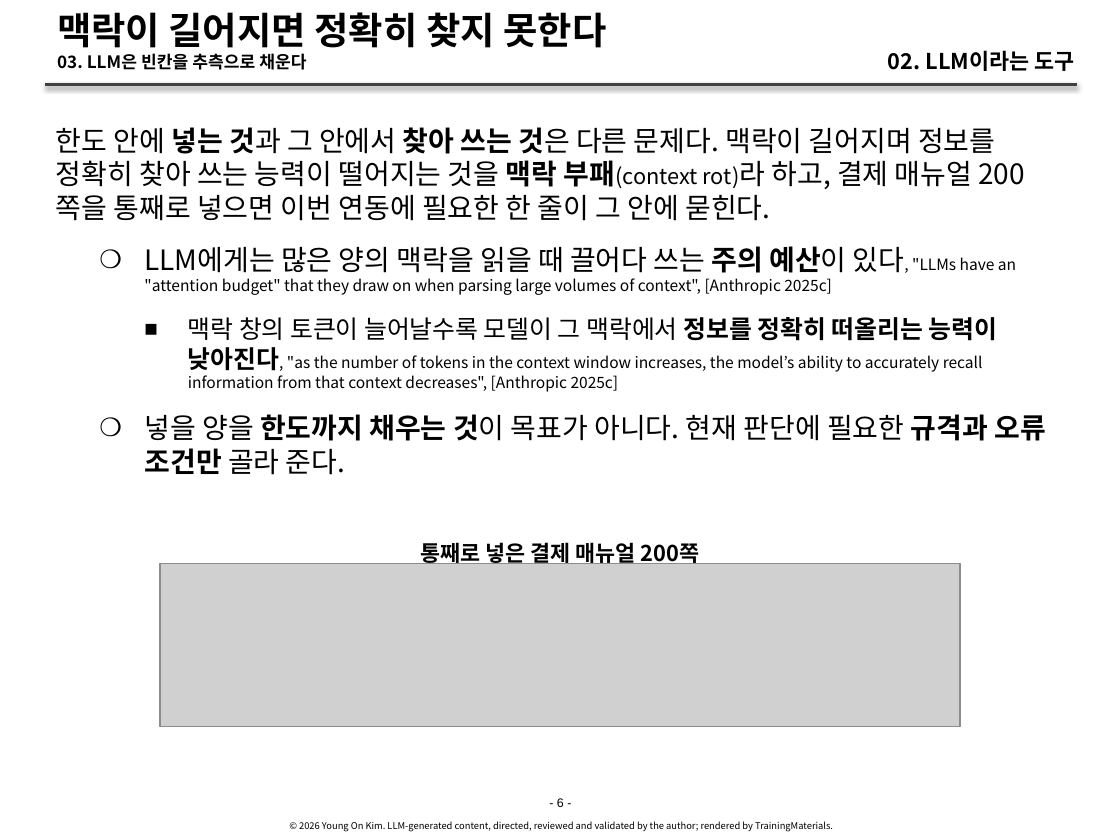
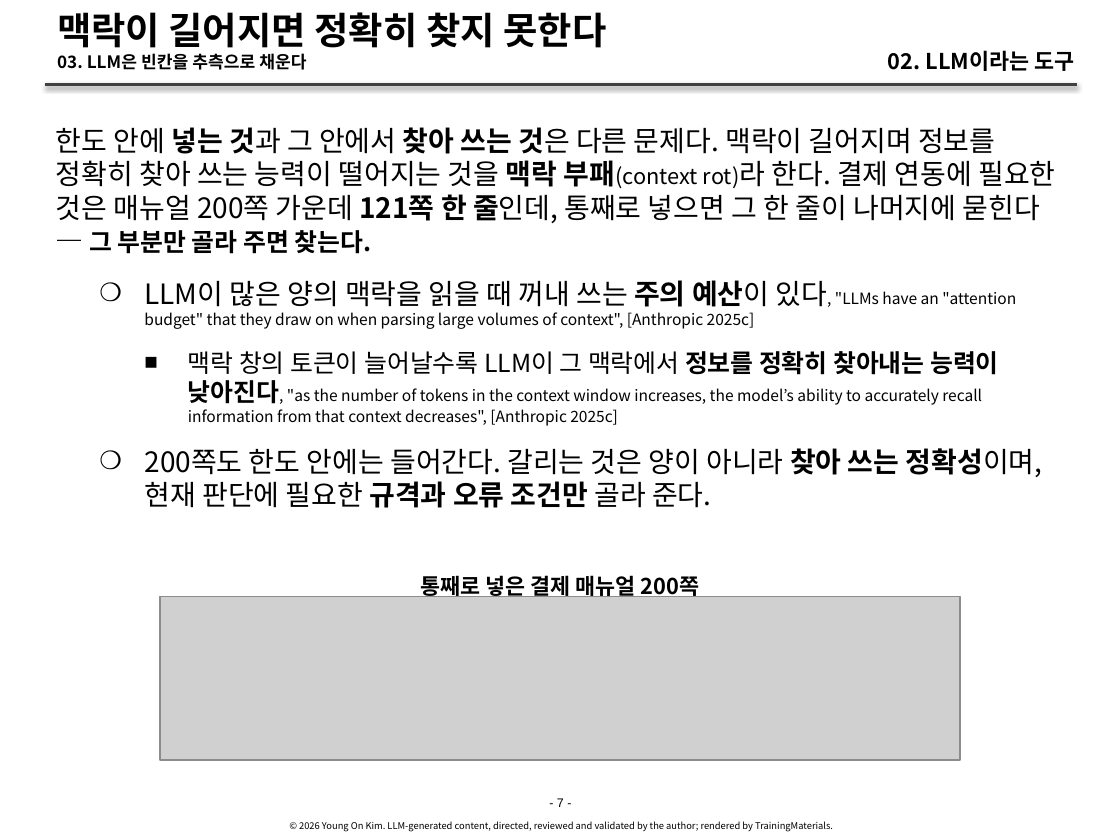
Before and after one commit to YoungSan77/TrainingMaterials, a slide deck: slide 7 of courses/ai-native/sessions/s02.pptx (slide 6 before the commit). Drawn at 1120x840 pixels with LibreOffice and Linux fonts; fonts in the diff are those of the drawing; grey boxes stand for pictures. Boxes give left, top, right and bottom in pixels: in the first picture for what was removed or moved away, otherwise in the second. Text is boxed around its words. In the diff, an @@ line names an element or a change of style, - is before the commit and + after.

```diff
--- a/courses/ai-native/sessions/s02.pptx
+++ b/courses/ai-native/sessions/s02.pptx
@@ text at [56, 127, 1055, 477]: text changed @@
-한도 안에 넣는 것과 그 안에서 찾아 쓰는 것은 다른 문제다. 맥락이 길어지며 정보를 정확히 찾아 쓰는 능력이 떨어지는 것을 맥락 부패(context rot)라 하고, 결제 매뉴얼 200쪽을 통째로 넣으면 이번 연동에 필요한 한 줄이 그 안에 묻힌다.
-    ❍ LLM에게는 많은 양의 맥락을 읽을 때 끌어다 쓰는 주의 예산이 있다, "LLMs have an "attention budget" that they draw on when parsing large volumes of context", [Anthropic 2025c]
-      ■ 맥락 창의 토큰이 늘어날수록 모델이 그 맥락에서 정보를 정확히 떠올리는 능력이 낮아진다, "as the number of tokens in the context window increases, the model’s ability to accurately recall information from that context decreases", [Anthropic 2025c]
-    ❍ 넣을 양을 한도까지 채우는 것이 목표가 아니다. 현재 판단에 필요한 규격과 오류 조건만 골라 준다.
+한도 안에 넣는 것과 그 안에서 찾아 쓰는 것은 다른 문제다. 맥락이 길어지며 정보를 정확히 찾아 쓰는 능력이 떨어지는 것을 맥락 부패(context rot)라 한다. 결제 연동에 필요한 것은 매뉴얼 200쪽 가운데 121쪽 한 줄인데, 통째로 넣으면 그 한 줄이 나머지에 묻힌다 — 그 부분만 골라 주면 찾는다.
+    ❍ LLM이 많은 양의 맥락을 읽을 때 꺼내 쓰는 주의 예산이 있다, "LLMs have an "attention budget" that they draw on when parsing large volumes of context", [Anthropic 2025c]
+      ■ 맥락 창의 토큰이 늘어날수록 LLM이 그 맥락에서 정보를 정확히 찾아내는 능력이 낮아진다, "as the number of tokens in the context window increases, the model’s ability to accurately recall information from that context decreases", [Anthropic 2025c]
+    ❍ 200쪽도 한도 안에는 들어간다. 갈리는 것은 양이 아니라 찾아 쓰는 정확성이며, 현재 판단에 필요한 규격과 오류 조건만 골라 준다.
@@ text "통째로 넣은 결제 매뉴얼 200쪽": place and size @@
-text "통째로 넣은 결제 매뉴얼 200쪽" at [420, 539, 700, 564]
+text "통째로 넣은 결제 매뉴얼 200쪽" at [420, 573, 700, 597]
@@ picture: place and size @@
-picture at [160, 563, 960, 727]
+picture at [160, 597, 960, 760]
@@ text at [557, 798, 564, 807]: text changed @@
-- 6 -
+- 7 -
```
Also in this commit, not shown: 24 other slides changed, 3 slides added, 5 other files.
